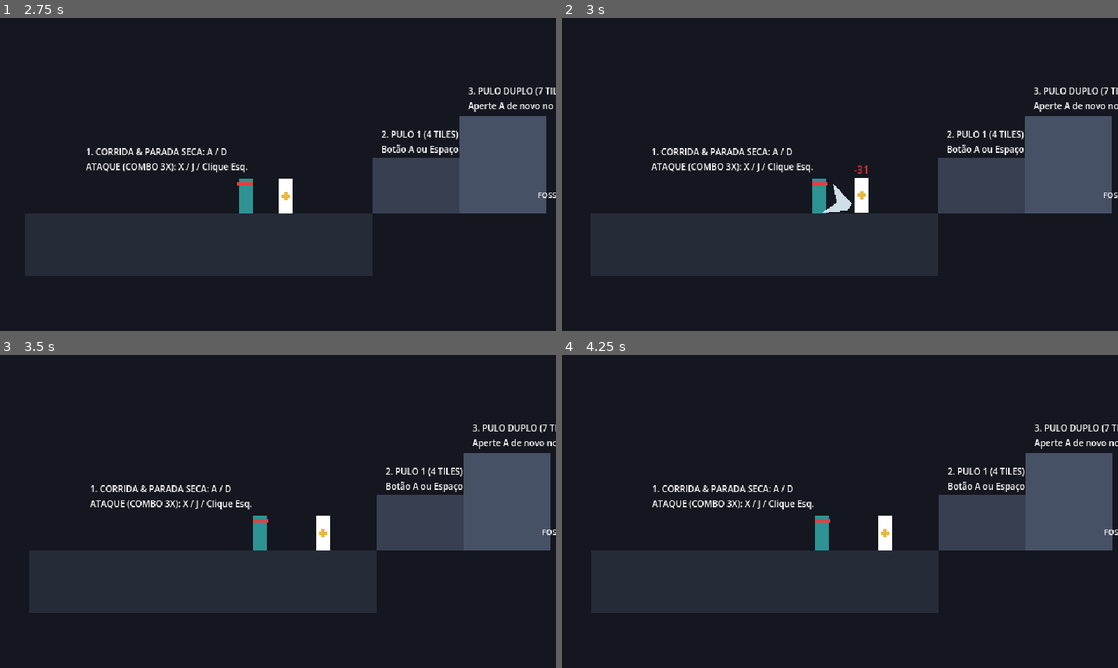
Above: before the commit, frames 1-4 (two rows, left to right).
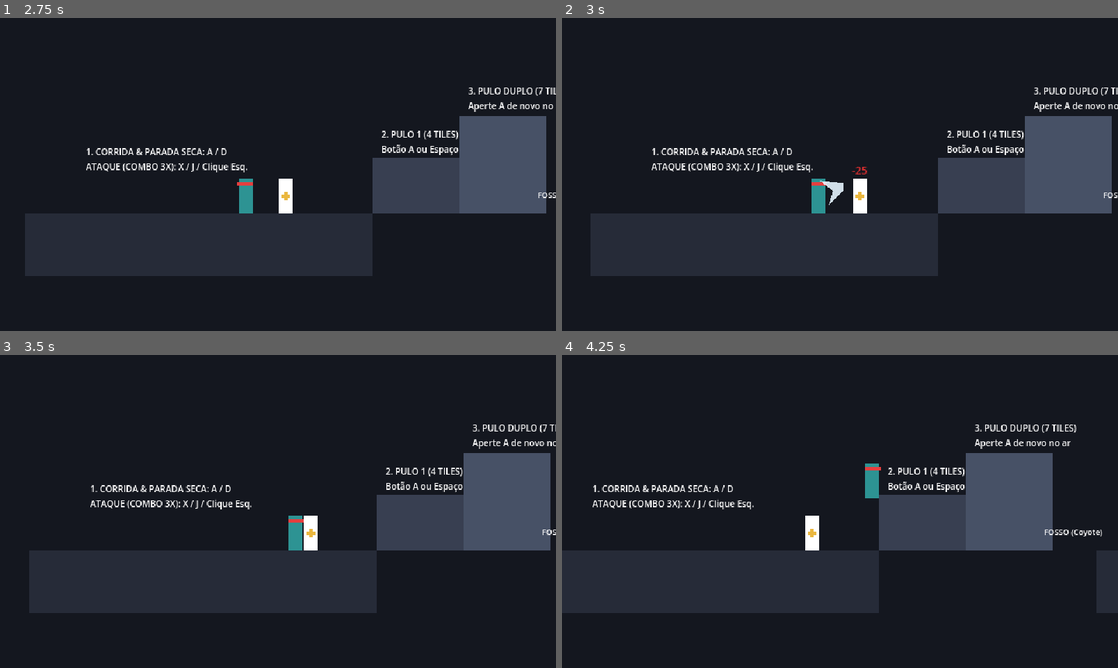
Above: after the commit, the same moments.

Repository: Theadrill/Godot-Roguelike-Prototype
Game: Godot game, scene res://src/world/movement_gym.tscn
The game is run twice, just before and just after one commit, with the same random seed, the same clock (stepped at 60 frames per second) and the same inputs.
Inputs (mouse positions are in pixels of both pictures, inside the frame that each line leads up to):
- Up to frame 1 (2.75 s): tap A (move_left) at 0.5, 1.25, 2 s; move the mouse to (400, 158) at 0.52 s; hold D (move_right) 0.53-2.03 s; click (400, 158) at 0.6 s; tap Space (jump) at 0.77, 1.52 s; move the mouse to (166, 190) at 1.27 s; right-click (166, 190) at 1.35 s; move the mouse to (333, 105) at 2.02 s; hold A (move_left) from 2.03 s (still down); tap Shift (roll) at 2.1 s
- Up to frame 2 (3 s): move the mouse to (812, 237) at 2.77 s; release A (move_left) at 2.78 s; hold D (move_right) from 2.78 s (still down); tap J at 2.85 s; click (812, 237) at 2.92 s
- Up to frame 3 (3.5 s): keep holding D (move_right); tap Space (jump) at 3.02 s
- Up to frame 4 (4.25 s): keep holding D (move_right); tap A (move_left) at 3.5 s; move the mouse to (1006, 558) at 3.52 s; tap K at 3.6 s; tap Space (jump) at 3.77 s

Frame 1 is identical in both runs. In frame 2, 0.4% of the frame differs, in the area x 44-56%, y 47-63%; in frame 3, 1.1%; in frame 4, 13%, in the area x 0-100%, y 22-83%.

Commit message:
fix(combat): resolve attack combo buffer softlock and point-blank multi-hit detection

Diff:
--- a/src/combat/combat_feedback.gd
+++ b/src/combat/combat_feedback.gd
@@ -8,13 +8,12 @@
 	if _is_frozen:
 		return
 	_is_frozen = true
-	var prev_scale: float = Engine.time_scale
 	Engine.time_scale = 0.0
 
 	# Timer that ignores Engine.time_scale (process_always = true)
 	await get_tree().create_timer(duration, true, false, true).timeout
 
-	Engine.time_scale = prev_scale
+	Engine.time_scale = 1.0
 	_is_frozen = false
 
 func trigger_rumble(weak: float = 0.4, strong: float = 0.7, duration: float = 0.08) -> void:
--- a/src/combat/hitbox.gd
+++ b/src/combat/hitbox.gd
@@ -12,18 +12,34 @@
 
 var attacker: Node2D
 var knockback_direction: Vector2 = Vector2.RIGHT
+var _hit_targets: Array[Hurtbox] = []
 
 func _ready() -> void:
 	area_entered.connect(_on_area_entered)
 
+func _physics_process(_delta: float) -> void:
+	if not monitoring:
+		return
+	for area in get_overlapping_areas():
+		_try_hit_area(area)
+
 func set_active(active: bool) -> void:
+	_hit_targets.clear()
 	monitoring = active
 	for child in get_children():
 		if child is CollisionShape2D:
 			child.disabled = not active
 
 func _on_area_entered(area: Area2D) -> void:
+	if not monitoring:
+		return
+	_try_hit_area(area)
+
+func _try_hit_area(area: Area2D) -> void:
 	if area is Hurtbox:
 		var hurtbox: Hurtbox = area as Hurtbox
+		if _hit_targets.has(hurtbox):
+			return
+		_hit_targets.append(hurtbox)
 		hurtbox.take_hit(damage, knockback_direction * knockback_force, hitstop_duration)
 		CombatFeedback.apply_hit_feedback(hitstop_duration, rumble_weak, rumble_strong, rumble_duration)
--- a/src/entities/player/states/attack_state.gd
+++ b/src/entities/player/states/attack_state.gd
@@ -7,20 +7,29 @@
 var current_step: int = 0
 var attack_timer: float = 0.0
 var combo_buffered: bool = false
-var combo_reset_timer: float = 0.0
+var last_attack_end_msec: int = -10000
 
 const COMBO_WINDOW: float = 0.32
 
 func enter() -> void:
 	player = character as Player
 
-	if combo_reset_timer > 0.0:
+	var elapsed_sec: float = float(Time.get_ticks_msec() - last_attack_end_msec) / 1000.0
+	if elapsed_sec <= COMBO_WINDOW:
 		current_step = (current_step + 1) % player.weapon.combo_durations.size()
 	else:
 		current_step = 0
 
+	_start_combo_step()
+
+func _start_combo_step() -> void:
 	combo_buffered = false
 	attack_timer = player.weapon.combo_durations[current_step]
+
+	# Allow reversing direction between combo steps if steering
+	var input_dir: float = Input.get_axis("move_left", "move_right")
+	if abs(input_dir) > 0.1:
+		player.update_facing(input_dir)
 
 	# Forward physical step
 	var forward_impulse: float = player.weapon.forward_impulses[current_step]
@@ -40,19 +49,15 @@
 	player.hitbox.rumble_strong = player.weapon.rumble_strong
 	player.hitbox.rumble_duration = player.weapon.rumble_duration
 
+	player.hitbox.set_active(false)
 	player.hitbox.set_active(true)
 	player.set_slash_visual(true, current_step)
 
 func exit() -> void:
 	player.hitbox.set_active(false)
 	player.set_slash_visual(false, 0)
-	combo_reset_timer = COMBO_WINDOW
-
-func update(delta: float) -> void:
-	if combo_reset_timer > 0.0:
-		combo_reset_timer -= delta
-		if combo_reset_timer <= 0.0:
-			current_step = 0
+	combo_buffered = false
+	last_attack_end_msec = Time.get_ticks_msec()
 
 func physics_update(delta: float) -> void:
 	attack_timer -= delta
@@ -78,11 +83,11 @@
 	if attack_timer <= 0.0:
 		player.hitbox.set_active(false)
 		player.set_slash_visual(false, 0)
+		last_attack_end_msec = Time.get_ticks_msec()
 
 		if combo_buffered:
-			combo_reset_timer = COMBO_WINDOW
-			# Re-enter attack state for next combo step
-			state_machine.transition_to("attack")
+			current_step = (current_step + 1) % player.weapon.combo_durations.size()
+			_start_combo_step()
 			return
 
 		if player.is_on_floor():
Not shown, added: src/combat/combat_feedback.gd.uid
Not shown, added: src/combat/hitbox.gd.uid
Not shown, added: src/combat/hurtbox.gd.uid
Not shown, added: src/combat/weapon_data.gd.uid
Not shown, added: src/entities/dummy/combat_dummy.gd.uid
Not shown, added: src/entities/player/states/attack_state.gd.uid
Not shown, added: src/shaders/hit_flash.gdshader.uid
